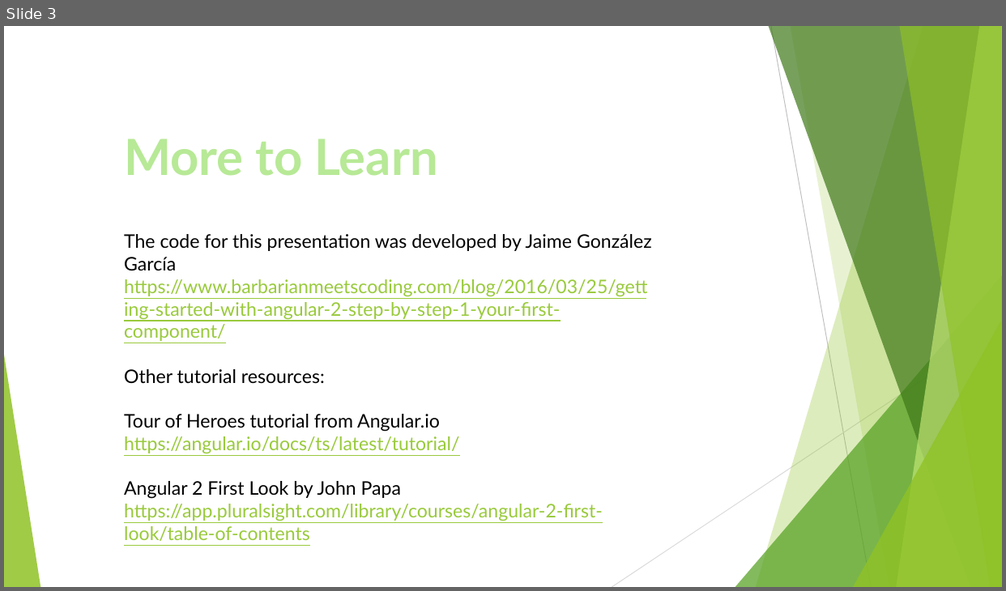
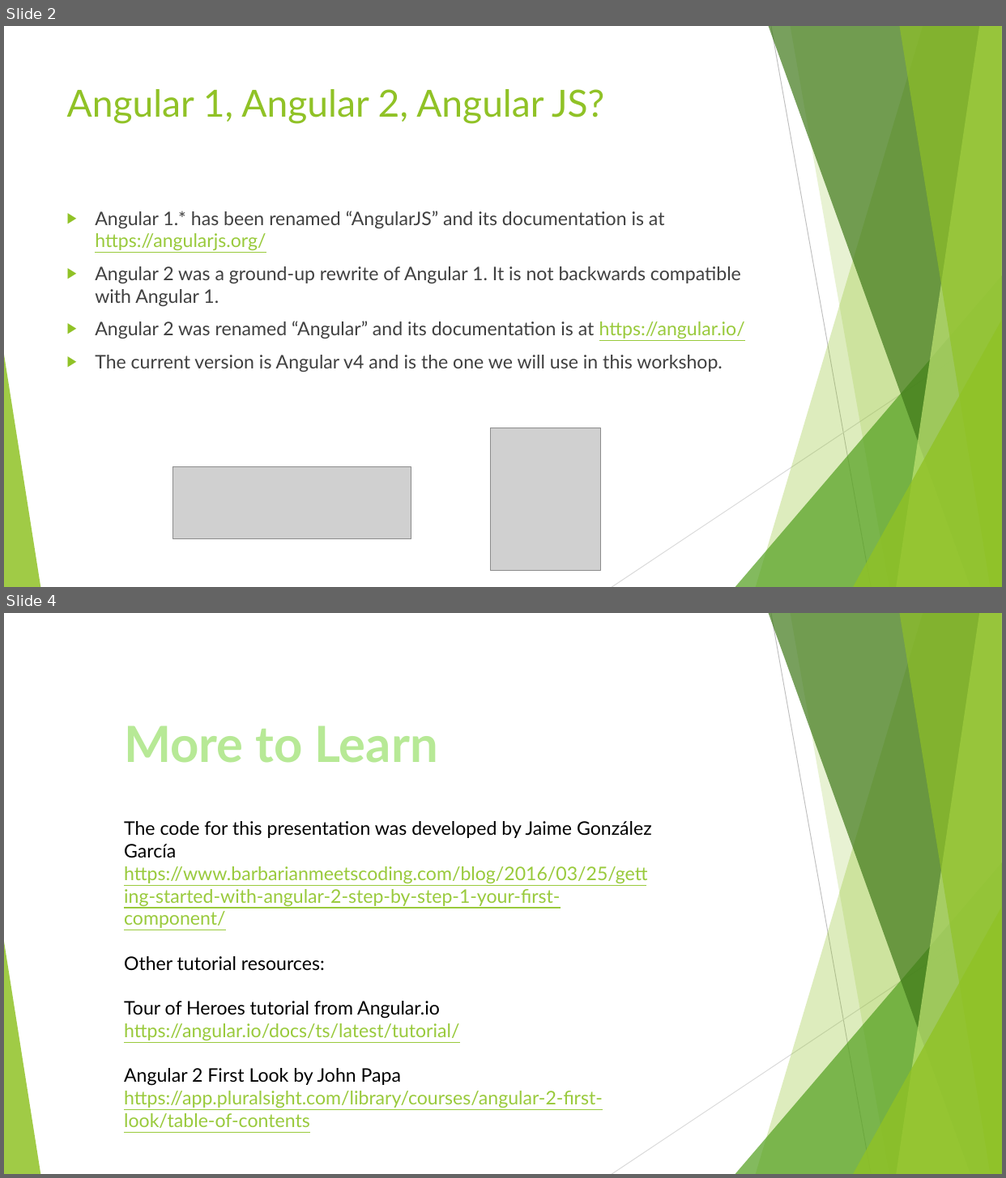
Before and after one commit to ebrumley-dbs/angular-pres, a slide deck: IntroAngular.pptx. Shown one above the other, each under a label of ours: slide 3 before the commit, slides 2 and 4 after it; the slides between them are not shown. The pictures are 1006x591 and 1006x1178 pixels, drawn with LibreOffice and Linux fonts; fonts in the diff are those of the drawing; grey boxes stand for pictures. Boxes give left, top, right and bottom in pixels: in the first picture for what was removed or moved away, otherwise in the second. Text is boxed around its words. In the diff, an @@ line names an element or a change of style, - is before the commit and + after.

```diff
--- a/IntroAngular.pptx
+++ b/IntroAngular.pptx
@@ slide 2 added at box(4, 26, 1002, 587), background #FFFFFF; not listed: 10 template elements that a slide beside it also shows @@
@@ title added at box(67, 89, 604, 124), 36 pt, text #90C226 @@
+Angular 1, Angular 2, Angular JS?
@@ text added at box(95, 211, 745, 372), 18 pt, text #404040 @@
+▶ Angular 1.* has been renamed “AngularJS” and its documentation is at https://angularjs.org/
+▶ Angular 2 was a ground-up rewrite of Angular 1. It is not backwards compatible with Angular 1.
+▶ Angular 2 was renamed “Angular” and its documentation is at https://angular.io/
+▶ The current version is Angular v4 and is the one we will use in this workshop.
@@ picture added at box(491, 428, 601, 571) @@
@@ picture added at box(173, 467, 411, 540) @@
@@ what was slide 3 is now slide 4 @@
```
Also in this commit, not shown: 1 slide changed, 1 other slide added, 1 slide removed.
